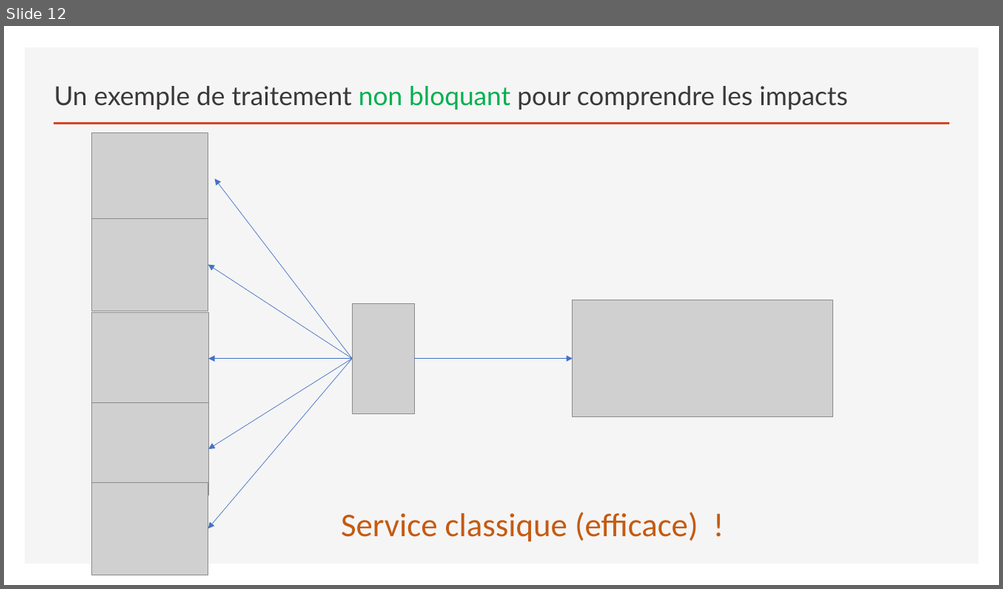
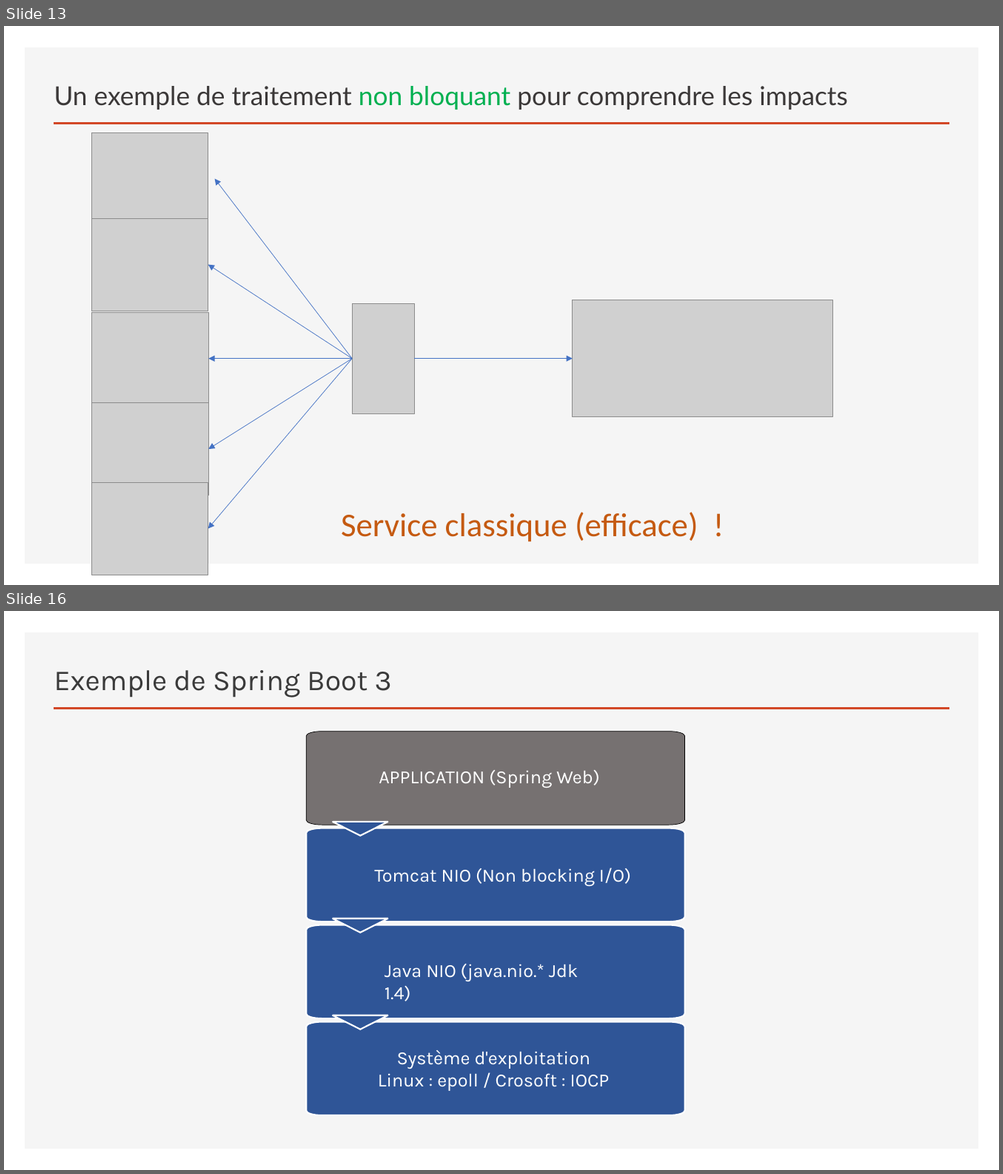
Before and after one commit to sebzuki/webflux-vs-web, a slide deck: REACTIVE.pptx. Shown one above the other, each under a label of ours: slide 12 before the commit, slides 13 and 16 after it; the slides between them are not shown. The pictures are 1003x589 and 1003x1174 pixels, drawn with LibreOffice and Linux fonts; fonts in the diff are those of the drawing; grey boxes stand for pictures. Boxes give left, top, right and bottom in pixels: in the first picture for what was removed or moved away, otherwise in the second. Text is boxed around its words. In the diff, an @@ line names an element or a change of style, - is before the commit and + after.

```diff
--- a/REACTIVE.pptx
+++ b/REACTIVE.pptx
@@ slide 16 added at (4, 611, 999, 1170), background #FFFFFF; not listed: 2 template elements that a slide beside it also shows @@
@@ title added at (54, 670, 392, 698), 28 pt, text #3A3A3A @@
+Exemple de Spring Boot 3
@@ text added at (378, 770, 599, 788), 18 pt, text #FFFFFF @@
+APPLICATION (Spring Web)
@@ text added at (374, 868, 631, 886), 18 pt, text #FFFFFF @@
+Tomcat NIO (Non blocking I/O)
@@ text added at (384, 964, 578, 1002), 18 pt, text #FFFFFF @@
+Java NIO (java.nio.* Jdk 1.4)
@@ group added at (306, 731, 685, 1116): 4 freeform shapes, 3 flow chart extracts @@
@@ text added at (378, 1051, 609, 1091), 18 pt, text #FFFFFF @@
+Système d'exploitation
+Linux : epoll / Crosoft : IOCP
@@ what was slide 12 is now slide 13 @@
```
Also in this commit, not shown: 7 slides changed, 28 other slides added, 10 slides removed, 33 other files.
